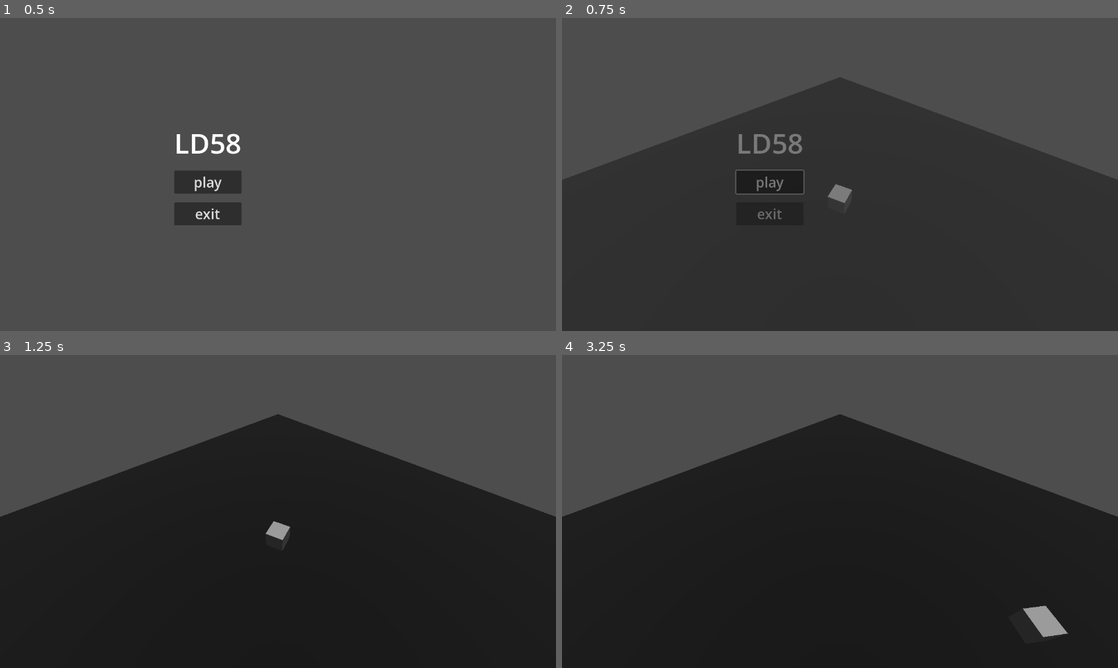
Above: before the commit, frames 1-4 (two rows, left to right).
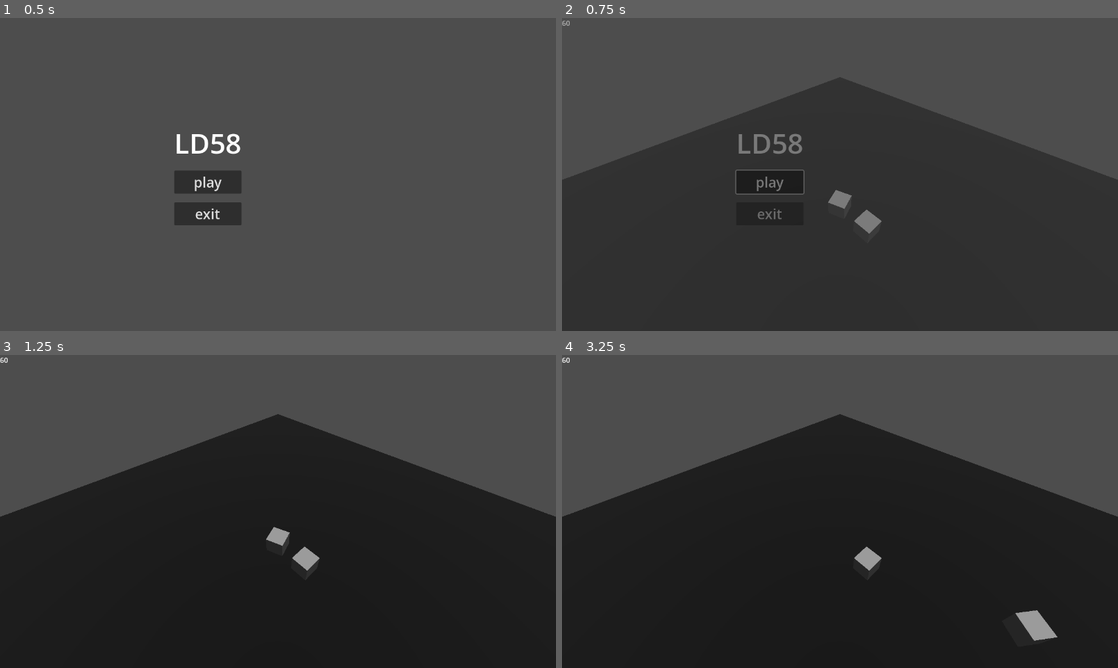
Above: after the commit, the same moments.

Repository: feored/LD58
Game: Godot game, scene res://scenes/main_menu/main_menu.tscn
The game is run twice, just before and just after one commit, with the same random seed, the same clock (stepped at 60 frames per second) and the same inputs. Sound files missing from this copy of the repository are replaced by a short silence.
Inputs (mouse positions are in pixels of both pictures, inside the frame that each line leads up to):
- Up to frame 1 (0.5 s): no input
- Up to frame 2 (0.75 s): click "play" at 0.5 s
- Up to frame 3 (1.25 s): no input
- Up to frame 4 (3.25 s): tap Enter at 1.25 s; move the mouse to (962, 495) at 1.27 s; hold D (right) 1.28-2.03 s; move the mouse to (728, 527) at 2.02 s; hold S (down) 2.03-2.78 s; move the mouse to (895, 442) at 2.77 s; hold D (right) from 2.78 s (still down)

Frame 1 is identical in both runs. In frame 2, 0.4% of the frame differs, in the area x 0-58%, y 0-69%; in frame 3, 0.4%; in frame 4, 0.7%, in the area x 0-91%, y 0-92%.

Commit message:
add enemy centeR

Diff:
--- /dev/null
+++ b/scenes/battle/UI/battle_ui.gd
@@ -0,0 +1 @@
+extends CanvasLayer
--- /dev/null
+++ b/scenes/battle/battle.gd
@@ -0,0 +1 @@
+extends Node3D
--- a/scenes/battle/battle.tscn
+++ b/scenes/battle/battle.tscn
@@ -1,6 +1,9 @@
-[gd_scene load_steps=7 format=3 uid="uid://bah67ey81q3j"]
+[gd_scene load_steps=8 format=3 uid="uid://bah67ey81q3j"]
 
-[ext_resource type="Script" uid="uid://juy52bicdgcc" path="res://scenes/battle/character.gd" id="1_7gynk"]
+[ext_resource type="Script" uid="uid://d3rj5ma2lphnf" path="res://scenes/battle/battle.gd" id="1_0yh6x"]
+[ext_resource type="PackedScene" uid="uid://dgsdmqqw8epq0" path="res://scenes/battle/character/character.tscn" id="1_ffvsa"]
+[ext_resource type="PackedScene" uid="uid://brujc4w7d4n8o" path="res://scenes/battle/enemy/enemy.tscn" id="2_xd4uy"]
+[ext_resource type="Script" uid="uid://bvfx32xj7ds6y" path="res://scenes/battle/UI/battle_ui.gd" id="3_xd4uy"]
 
 [sub_resource type="StandardMaterial3D" id="StandardMaterial3D_r1e00"]
 albedo_color = Color(0, 0, 0, 1)
@@ -11,11 +14,8 @@
 
 [sub_resource type="Environment" id="Environment_r1e00"]
 
-[sub_resource type="BoxMesh" id="BoxMesh_7gynk"]
-
-[sub_resource type="BoxShape3D" id="BoxShape3D_ffvsa"]
-
 [node name="Node3D" type="Node3D"]
+script = ExtResource("1_0yh6x")
 
 [node name="Ground" type="MeshInstance3D" parent="."]
 mesh = SubResource("PlaneMesh_7gynk")
@@ -29,16 +29,16 @@
 [node name="Camera3D" type="Camera3D" parent="."]
 transform = Transform3D(0.70710677, 0.49999997, -0.49999997, 0, 0.70710677, 0.70710677, 0.70710677, -0.49999997, 0.49999997, -5, 10, 5)
 
-[node name="Character" type="Node3D" parent="."]
-transform = Transform3D(1, 0, 0, 0, 1, 0, 0, 0, 1, 0, 1, 0)
-script = ExtResource("1_7gynk")
+[node name="Character" parent="." instance=ExtResource("1_ffvsa")]
+transform = Transform3D(1, 0, 0, 0, 1, 0, 0, 0, 1, 0, 0.5, 0)
 
-[node name="Mesh" type="MeshInstance3D" parent="Character"]
-unique_name_in_owner = true
-mesh = SubResource("BoxMesh_7gynk")
-skeleton = NodePath("../..")
+[node name="Enemy" parent="." instance=ExtResource("2_xd4uy")]
+transform = Transform3D(1, 0, 0, 0, 1, 0, 0, 0, 1, 0, 0.5, 2)
 
-[node name="Area3D" type="Area3D" parent="Character"]
+[node name="UI" type="CanvasLayer" parent="."]
+script = ExtResource("3_xd4uy")
 
-[node name="CollisionShape3D" type="CollisionShape3D" parent="Character/Area3D"]
-shape = SubResource("BoxShape3D_ffvsa")
+[node name="Label" type="Label" parent="."]
+offset_right = 40.0
+offset_bottom = 23.0
+text = "60"
--- a/scenes/battle/character.gd
+++ b/scenes/battle/character.gd
@@ -15,5 +15,5 @@
     elif Input.is_action_pressed("down"):
         self.global_position += (self.global_transform.basis.z  * delta * movement_speed)
     var mouse_pos = Utils.get_mouse_pos(get_viewport().get_camera_3d())
-    Log.info("Mouse pos: %s" % str(mouse_pos))
+    # Log.info("Mouse pos: %s" % str(mouse_pos))
     self.look_at(Vector3(mouse_pos.x, self.global_position.y, mouse_pos.z))
--- /dev/null
+++ b/scenes/battle/character/character.tscn
@@ -0,0 +1,20 @@
+[gd_scene load_steps=4 format=3 uid="uid://dgsdmqqw8epq0"]
+
+[ext_resource type="Script" uid="uid://juy52bicdgcc" path="res://scenes/battle/character.gd" id="1_efktm"]
+
+[sub_resource type="BoxMesh" id="BoxMesh_7gynk"]
+
+[sub_resource type="BoxShape3D" id="BoxShape3D_ffvsa"]
+
+[node name="Character" type="Node3D"]
+script = ExtResource("1_efktm")
+
+[node name="Mesh" type="MeshInstance3D" parent="."]
+unique_name_in_owner = true
+mesh = SubResource("BoxMesh_7gynk")
+skeleton = NodePath("../..")
+
+[node name="Area3D" type="Area3D" parent="."]
+
+[node name="CollisionShape3D" type="CollisionShape3D" parent="Area3D"]
+shape = SubResource("BoxShape3D_ffvsa")
--- /dev/null
+++ b/scenes/battle/enemy/enemy.gd
@@ -0,0 +1 @@
+extends Node3D
--- /dev/null
+++ b/scenes/battle/enemy/enemy.tscn
@@ -0,0 +1,19 @@
+[gd_scene load_steps=4 format=3 uid="uid://brujc4w7d4n8o"]
+
+[ext_resource type="Script" uid="uid://oip3wdk0ok5o" path="res://scenes/battle/enemy/enemy.gd" id="1_7q2pw"]
+
+[sub_resource type="BoxMesh" id="BoxMesh_7gynk"]
+
+[sub_resource type="BoxShape3D" id="BoxShape3D_ffvsa"]
+
+[node name="Enemy" type="Node3D"]
+script = ExtResource("1_7q2pw")
+
+[node name="Mesh" type="MeshInstance3D" parent="."]
+mesh = SubResource("BoxMesh_7gynk")
+skeleton = NodePath("../..")
+
+[node name="Area3D" type="Area3D" parent="."]
+
+[node name="CollisionShape3D" type="CollisionShape3D" parent="Area3D"]
+shape = SubResource("BoxShape3D_ffvsa")
Not shown, added: scenes/battle/UI/battle_ui.gd.uid
Not shown, added: scenes/battle/battle.gd.uid
Not shown, added: scenes/battle/enemy/enemy.gd.uid
